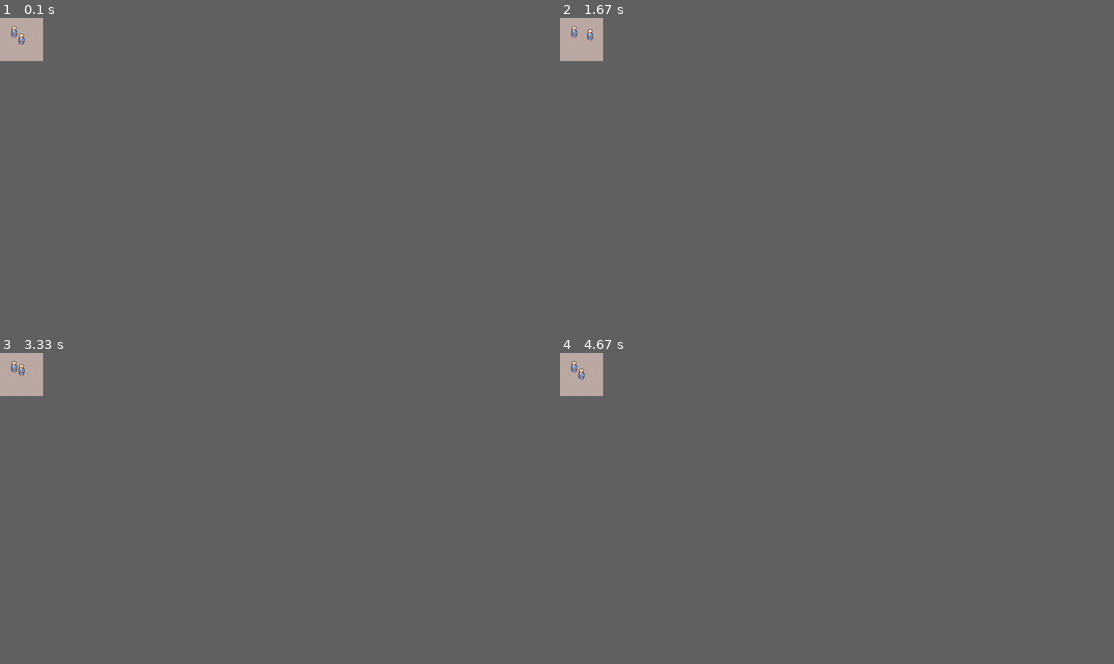
Above: before the commit, frames 1-4 (two rows, left to right).
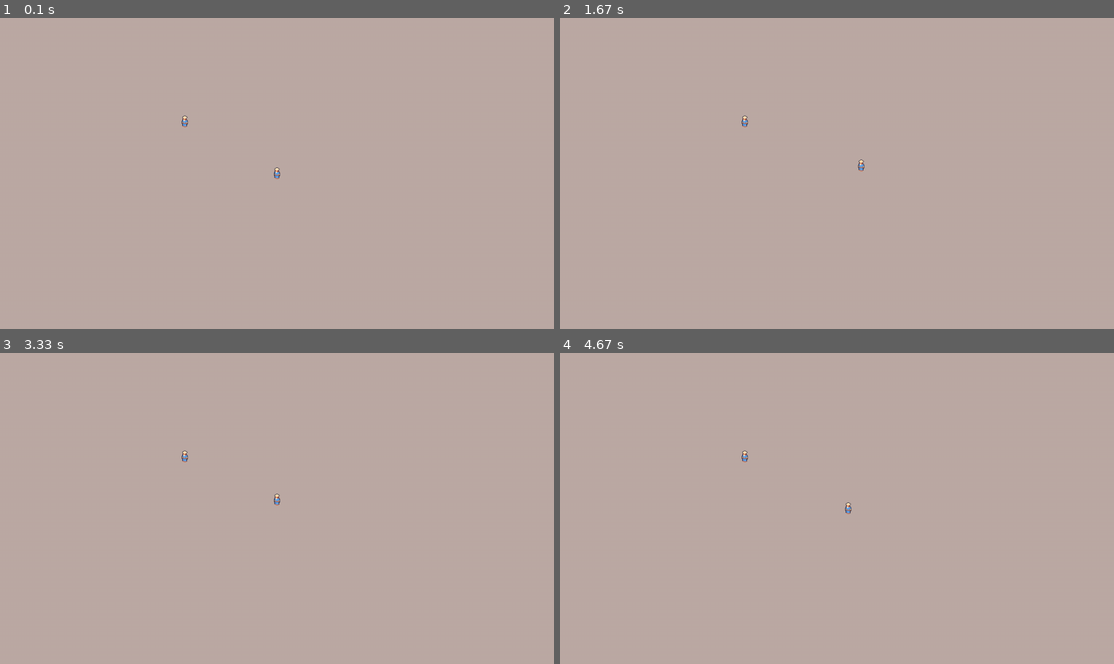
Above: after the commit, the same moments.

Repository: LordLiberte/proyectos_oct_2024_prep
Game: pygame game, started from sesion08PY/gamecarlos/game.py
Two runs of this game, one before a commit and one after it. Both use one fixed random seed, a clock stepped at 60 frames per second and the inputs below.
Inputs:
- Up to frame 1 (0.1 s): no input
- Up to frame 2 (1.67 s): hold D 0.33-0.8 s; hold W 0.83-1.13 s; hold D 1.17-1.63 s
- Up to frame 3 (3.33 s): hold A 1.67-2.2 s; hold S 2.23-2.53 s; hold A 2.57-2.97 s; hold W from 3 s (still down)
- Up to frame 4 (4.67 s): release W at 3.37 s; hold D 3.4-4.03 s; hold S 4.07-4.43 s; hold A from 4.47 s (still down)
The window is 70x70 before the commit and 900x506 after it. Grey fills any space a smaller window leaves; there, only what the larger window draws over its background counts as a difference.

The runs differ from the first frame. In frame 1, 0.1% of the frame differs, in the area x 2-51%, y 2-52%; in frame 2, 0.1%; in frame 3, 0.1%; in frame 4, 0.1%.

Commit message:
Cambios en el movimiento del programa

Diff:
--- a/sesion08PY/gamecarlos/carlosgame.py
+++ b/sesion08PY/gamecarlos/carlosgame.py
@@ -19,16 +19,16 @@
         self.__rect = self.__img.get_rect()
         self.__rect.center = pox, poy
 
-    def mover_arriba(self, y=-10):
+    def mover_arriba(self, y=-1):
         self.__rect.move_ip(0, y)
 
-    def mover_abajo(self, y=10):
+    def mover_abajo(self, y=1):
         self.__rect.move_ip(0, y)
 
-    def mover_derecha(self, x=10):
+    def mover_derecha(self, x=1):
         self.__rect.move_ip(x, 0)
 
-    def mover_izquierda(self, x=-10):
+    def mover_izquierda(self, x=-1):
         self.__rect.move_ip(x, 0)
 
     def get_imagen(self):
--- a/sesion08PY/gamecarlos/game.py
+++ b/sesion08PY/gamecarlos/game.py
@@ -2,7 +2,7 @@
 import carlosgame
 
 pygame.init() # inicializa pygame motor
-screen = pygame.display.set_mode((100,100))  # establcece tamaño pantalla
+screen = pygame.display.set_mode((1280, 720))  # establcece tamaño pantalla
 running = True
 
 width = screen.get_width()
@@ -11,33 +11,59 @@
 # Cargar personaje
 player = carlosgame.GameObject("player", width/2, height/2)
 player2 = carlosgame.GameObject("Player2", width/3, height/3)
+playerMove = False
+keypress = ""
 
 # Bucle principal
 while running:
     for event in pygame.event.get():
+
+        # Tecla apretada
         if event.type == pygame.KEYDOWN:
+
+            playerMove = True  # Establece que el jugador se mueve
+
             if event.unicode == "w":
                 print("Subir player")
-                if player.get_rect().top > 0:
-                    player.mover_arriba()
+                keypress = "w"
 
             if event.unicode == "d":
                 print("Derecha player")
-                if player.get_rect().right < width:
-                    player.mover_derecha()
+                keypress = "d"
 
             if event.unicode == "a":
                 print("Izquierda player")
-                if player.get_rect().left > 0:
-                    player.mover_izquierda()
+                keypress = "a"
 
             if event.unicode == "s":
                 print("Abajo player")
-                if player.get_rect().bottom < height:
-                    player.mover_abajo()
+                keypress = "s"
+
+            if event.unicode == "wd" or event.unicode == "dw":
+                keypress = "wd"
+
+        # Tecla levantada
+        if event.type == pygame.KEYUP:
+            playerMove = False  # Establece que el jugador se para
 
         if event.type == pygame.QUIT:
             running = False
+
+    if playerMove == True:
+        if keypress == "w":
+            if player.get_rect().top > 0:
+                player.mover_arriba()
+        elif keypress == "s":
+            if player.get_rect().bottom < height:
+                player.mover_abajo()
+        elif keypress == "d":
+            if player.get_rect().right < width:
+                player.mover_derecha()
+        elif keypress == "a":
+            if player.get_rect().left > 0:
+                    player.mover_izquierda()
+
+
 
     screen.fill([188,170,164])
     screen.blit(player.get_imagen(), player.get_rect())
